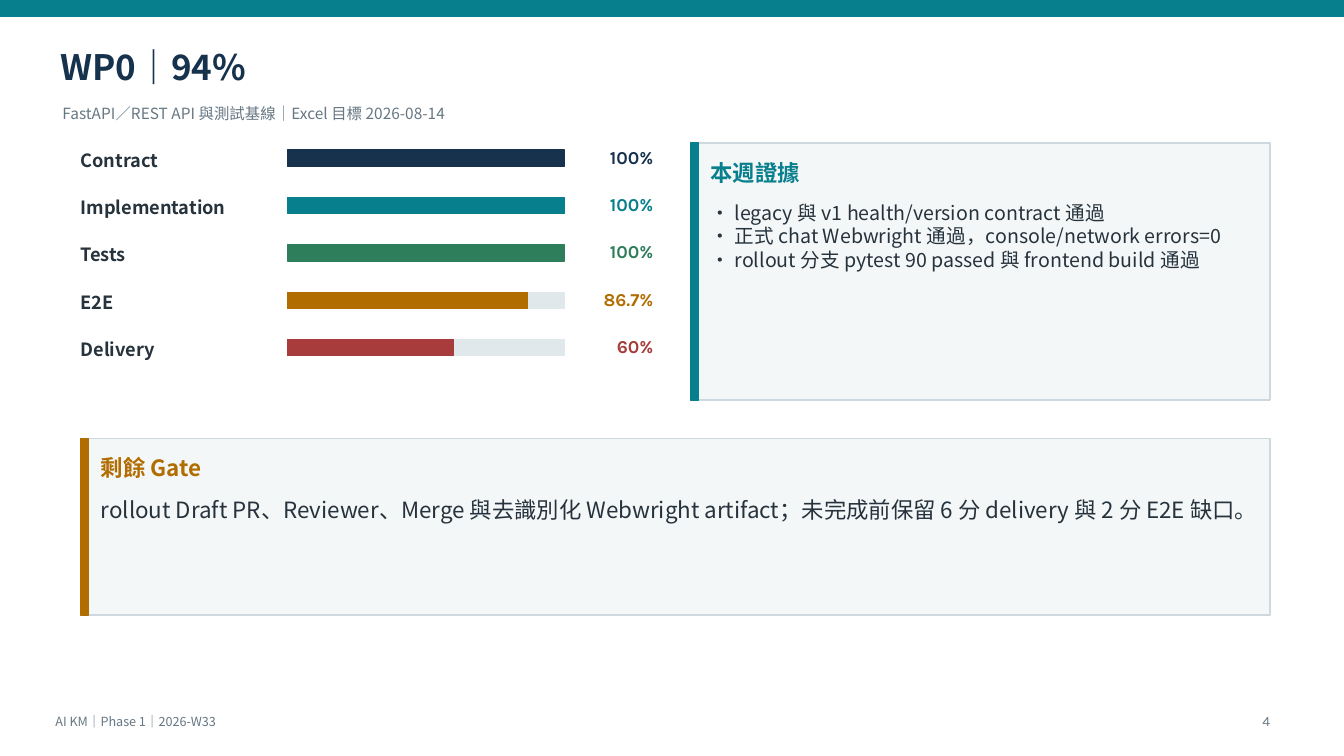
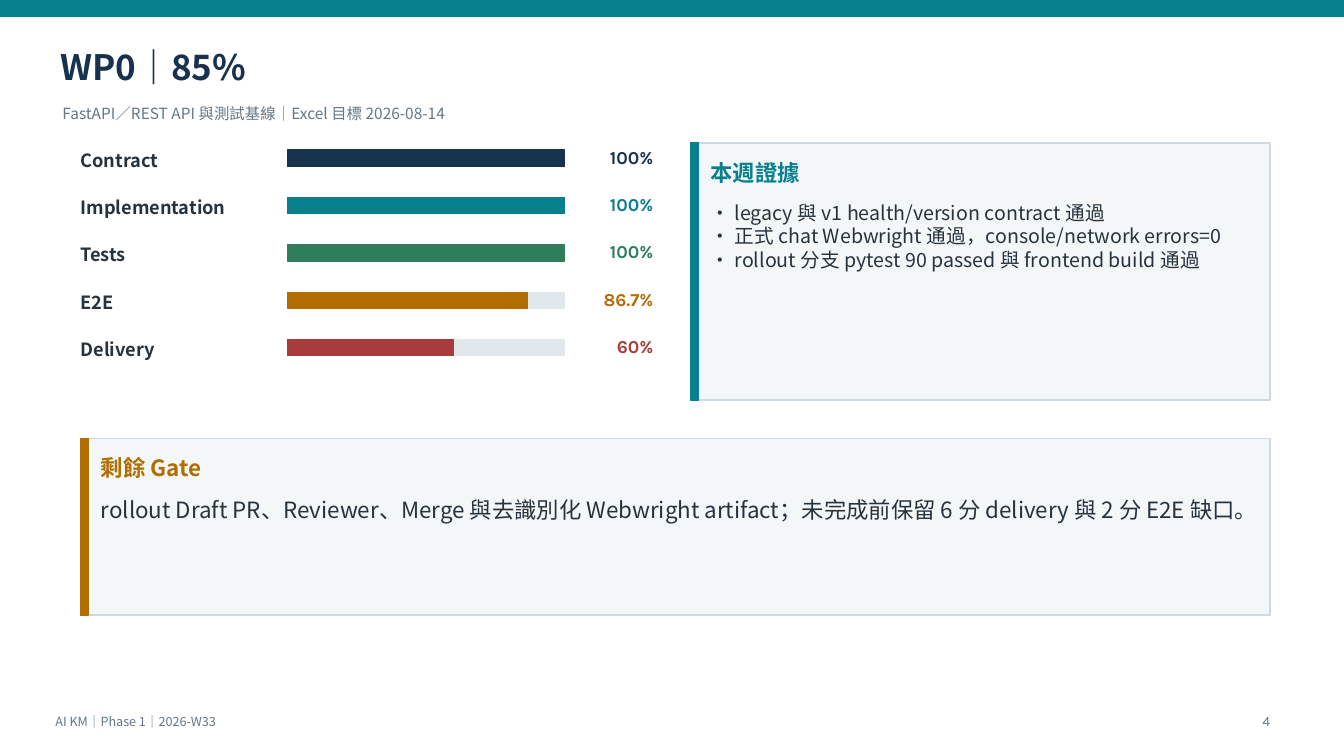
Before and after one commit to kyocarlos/knowledge-base-agent-source, a slide deck: slide 4 of docs/AI-KM-Phase1-Weekly-2026-W33-v2.6.pptx. Drawn at 1344x756 pixels with LibreOffice and Linux fonts; fonts in the diff are those of the drawing. Boxes give left, top, right and bottom in pixels: in the first picture for what was removed or moved away, otherwise in the second. Text is boxed around its words. In the diff, an @@ line names an element or a change of style, - is before the commit and + after.

```diff
--- a/docs/AI-KM-Phase1-Weekly-2026-W33-v2.6.pptx
+++ b/docs/AI-KM-Phase1-Weekly-2026-W33-v2.6.pptx
@@ text at <box>60,49,246,85</box>: text changed @@
-WP0｜94%
+WP0｜85%
```
Also in this commit, not shown: 3 other slides changed, 10 other files.
